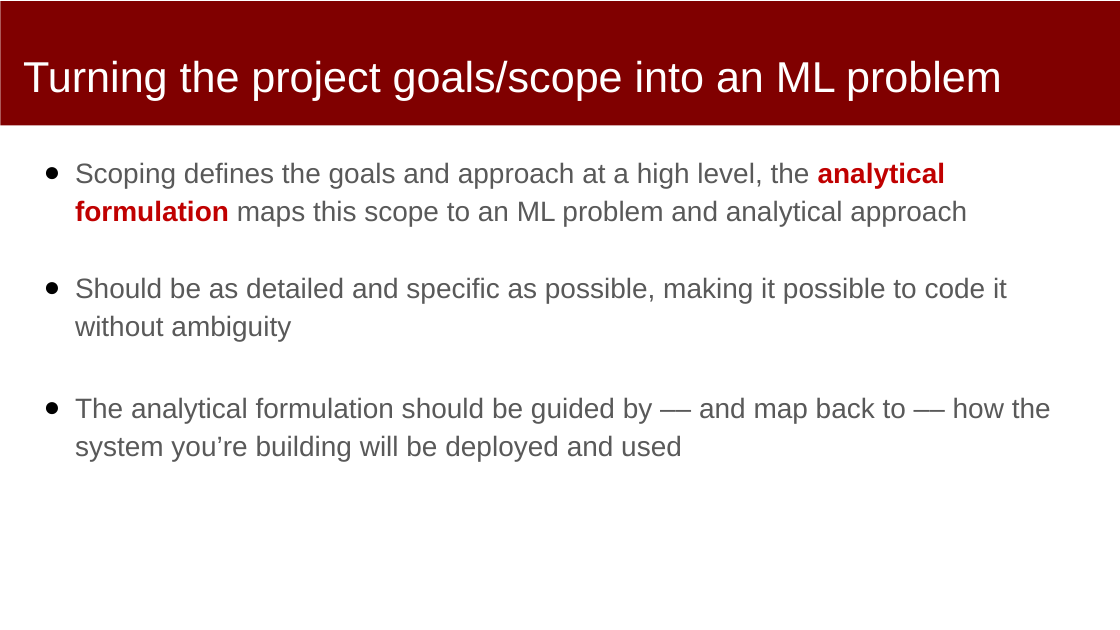
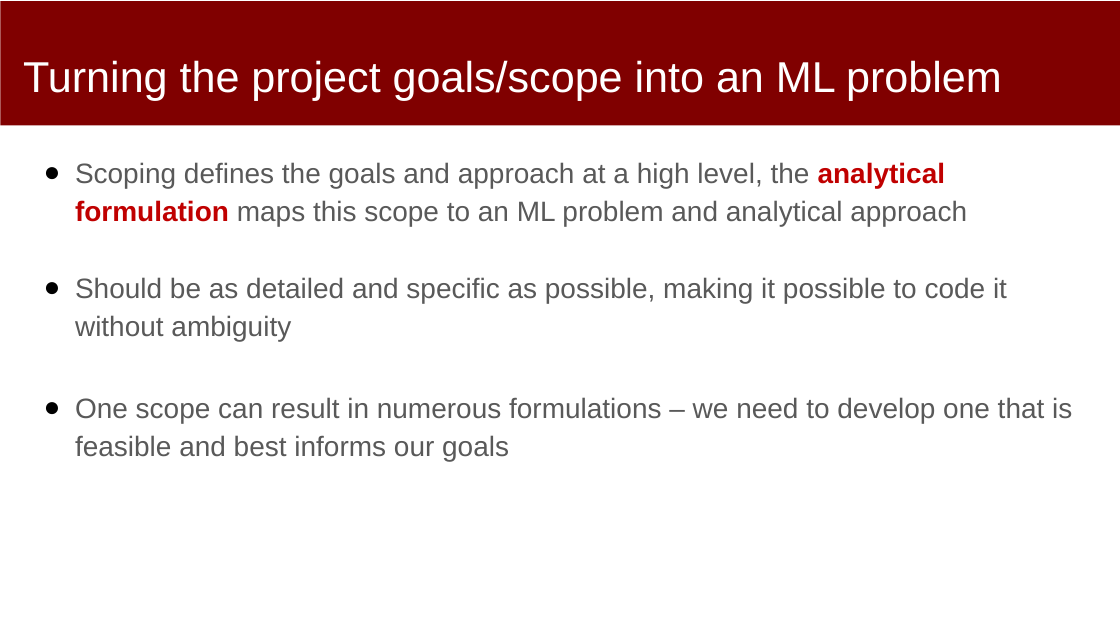
Before and after one commit to dssg/MLinPractice, a slide deck: slide 6 of Lectures/Lecture4-Formulation.pptx (slide 5 before the commit). Drawn at 1120x630 pixels with LibreOffice and Linux fonts; fonts in the diff are those of the drawing. Boxes give left, top, right and bottom in pixels: in the first picture for what was removed or moved away, otherwise in the second. Text is boxed around its words. In the diff, an @@ line names an element or a change of style, - is before the commit and + after.

Commit message:
updated

```diff
--- a/Lectures/Lecture4-Formulation.pptx
+++ b/Lectures/Lecture4-Formulation.pptx
@@ text at box(75, 397, 1072, 462): text changed @@
-● The analytical formulation should be guided by –– and map back to –– how the system you’re building will be deployed and used
+● One scope can result in numerous formulations – we need to develop one that is feasible and best informs our goals
```
Also in this commit, not shown: 5 other slides changed, 6 slides added, 2 slides removed.
